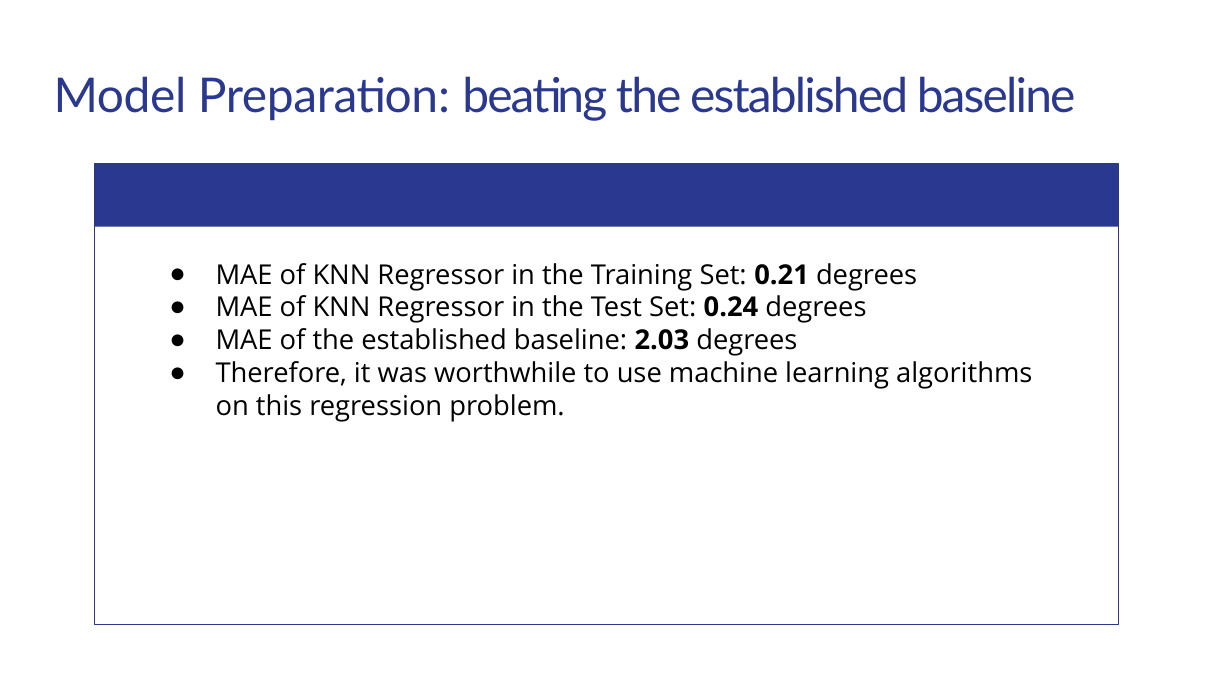
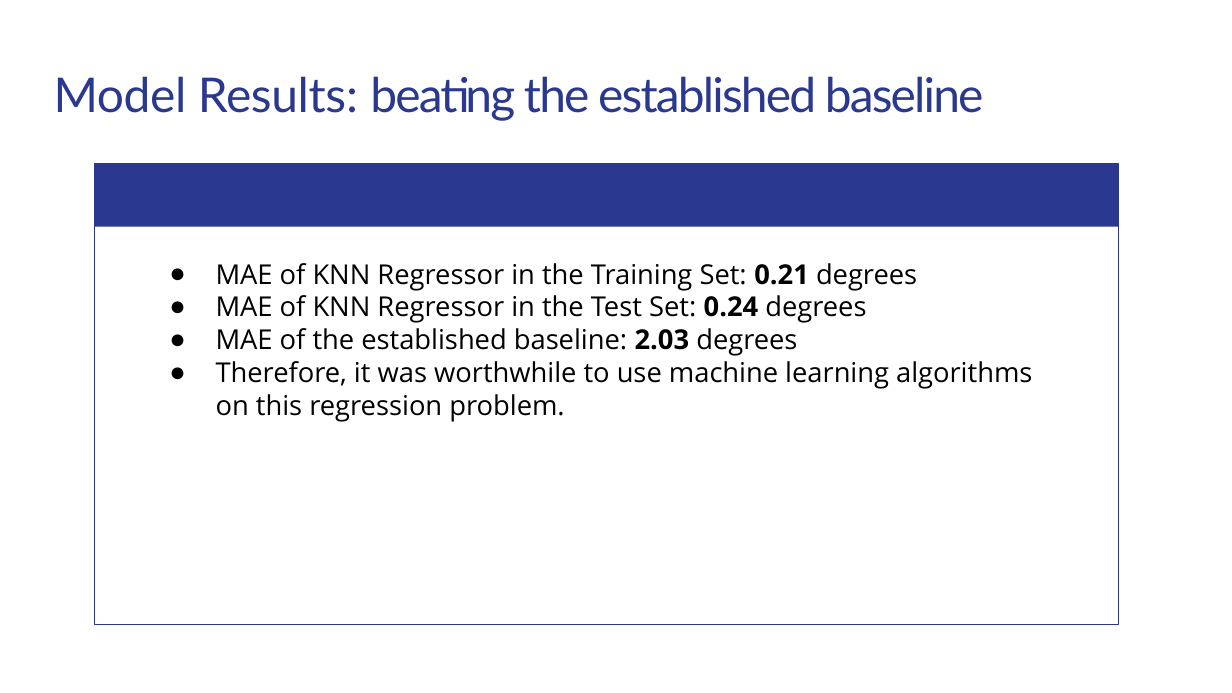
Before and after one commit to matthewshawnkehoe/Data-Science-Projects, a slide deck: slide 22 of Capstone Projects/Capstone_Two_Supervised_ML/Predicting_Temperature_Change.pptx. Drawn at 1232x693 pixels with LibreOffice and Linux fonts; fonts in the diff are those of the drawing. Boxes give left, top, right and bottom in pixels: in the first picture for what was removed or moved away, otherwise in the second. Text is boxed around its words. In the diff, an @@ line names an element or a change of style, - is before the commit and + after.

```diff
--- a/Capstone Projects/Capstone_Two_Supervised_ML/Predicting_Temperature_Change.pptx
+++ b/Capstone Projects/Capstone_Two_Supervised_ML/Predicting_Temperature_Change.pptx
@@ title at [54, 76, 984, 121]: text changed @@
-Model Preparation: beating the established baseline
+Model Results: beating the established baseline
```
